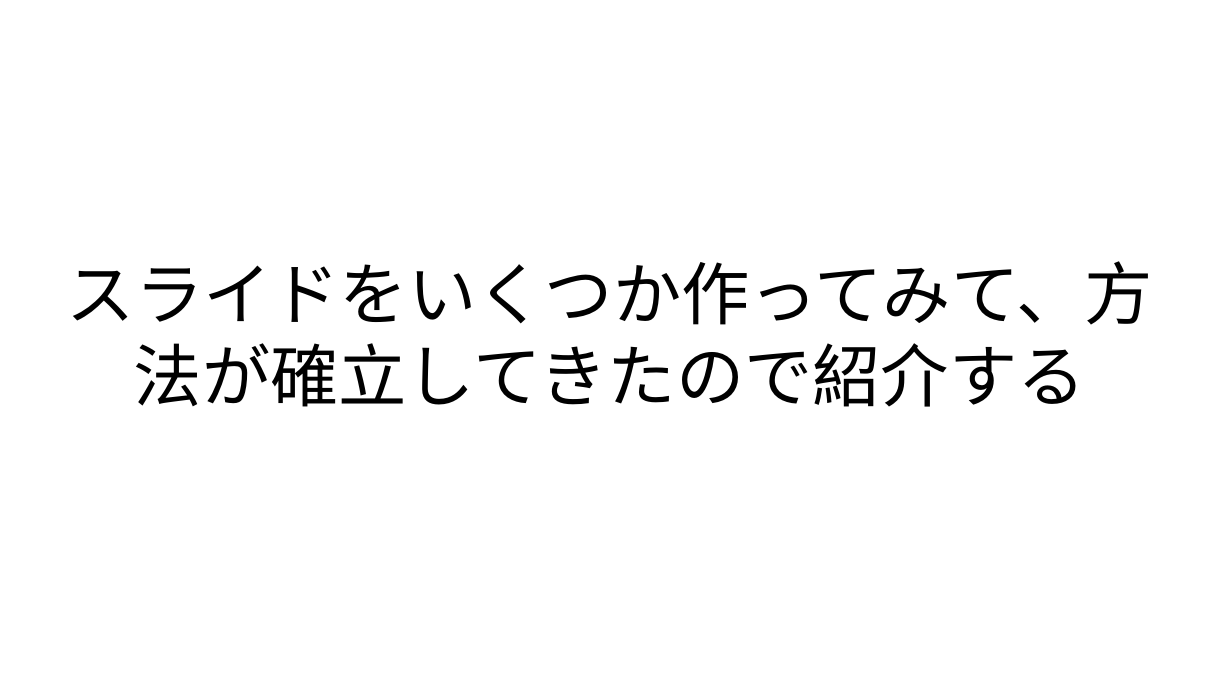
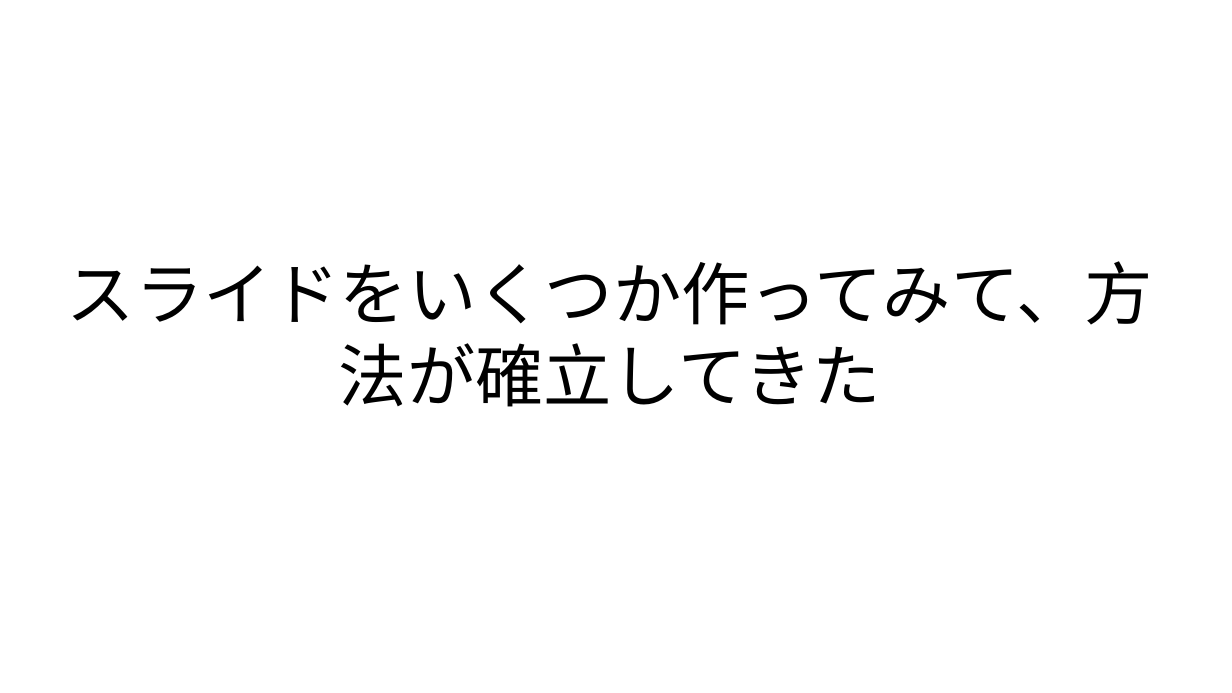
Before and after one commit to kijimaD/roam-ui, a slide deck: slide 2 of pages/pdfs/20250201_slide.odp. Drawn at 1232x693 pixels with LibreOffice and Linux fonts; fonts in the diff are those of the drawing. Boxes give left, top, right and bottom in pixels: in the first picture for what was removed or moved away, otherwise in the second. Text is boxed around its words. In the diff, an @@ line names an element or a change of style, - is before the commit and + after.

```diff
--- a/pages/pdfs/20250201_slide.odp
+++ b/pages/pdfs/20250201_slide.odp
@@ title at (67,261,1153,407): text changed @@
-スライドをいくつか作ってみて、方法が確立してきたので紹介する
+スライドをいくつか作ってみて、方法が確立してきた
```
Also in this commit, not shown: 6 other slides changed, 4 other files.
